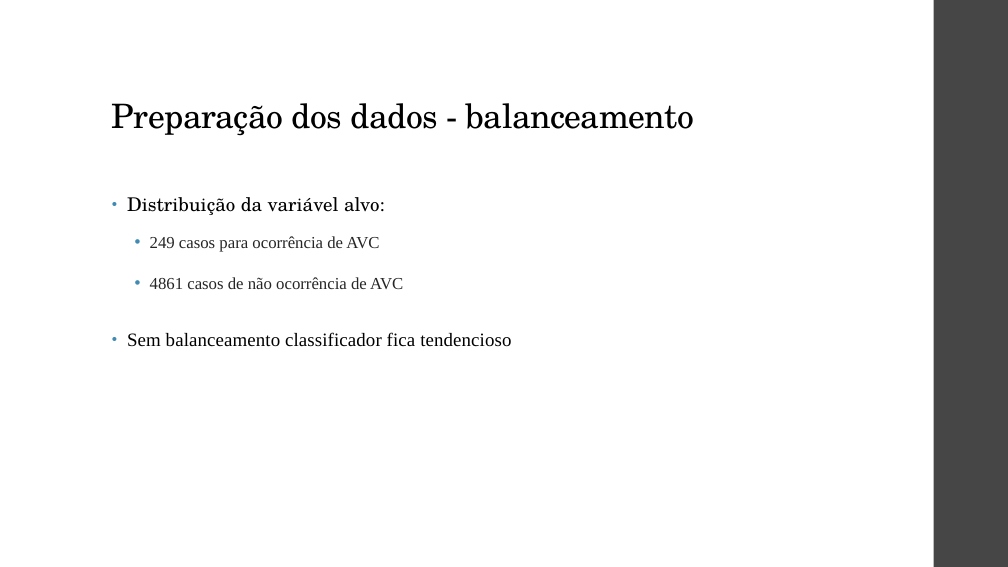
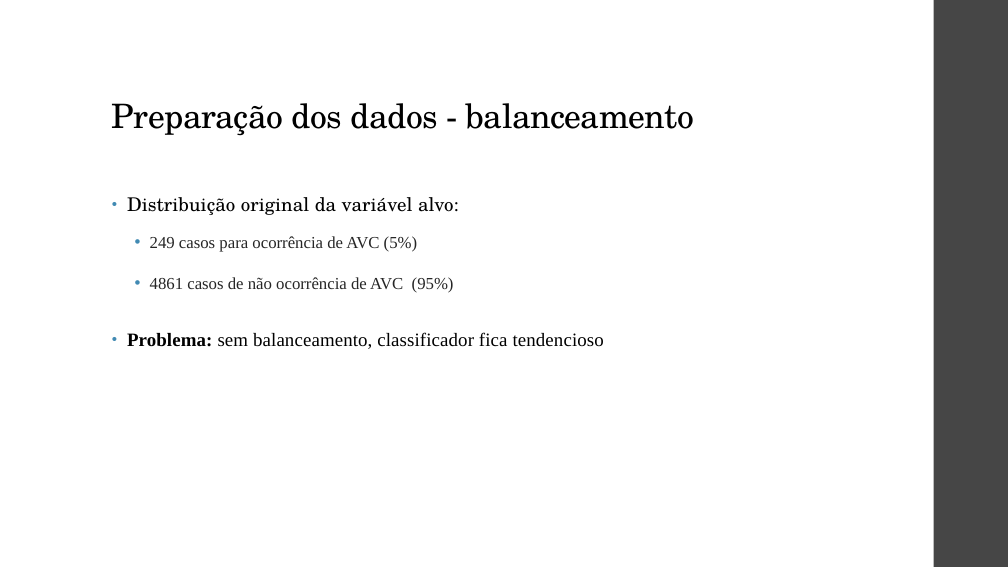
Before and after one commit to ViniPilan/avc-modeling, a slide deck: slide 5 of apresentação.pptx (slide 3 before the commit). Drawn at 1008x567 pixels with LibreOffice and Linux fonts; fonts in the diff are those of the drawing. Boxes give left, top, right and bottom in pixels: in the first picture for what was removed or moved away, otherwise in the second. Text is boxed around its words. In the diff, an @@ line names an element or a change of style, - is before the commit and + after.

Commit message:
Apresentação

```diff
--- a/apresentação.pptx
+++ b/apresentação.pptx
@@ text at box(127, 197, 604, 349): text changed @@
-• Distribuição da variável alvo:
-  • 249 casos para ocorrência de AVC
-  • 4861 casos de não ocorrência de AVC
-• Sem balanceamento classificador fica tendencioso
+• Distribuição original da variável alvo:
+  • 249 casos para ocorrência de AVC (5%)
+  • 4861 casos de não ocorrência de AVC (95%)
+• Problema: sem balanceamento, classificador fica tendencioso
```
Also in this commit, not shown: 2 other slides changed, 12 slides added.
